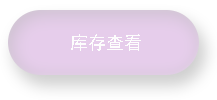
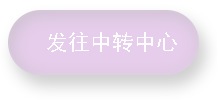
Revision of a layered w=217, h=100 image; what changed, layer by layer:
renamed "库存查看" to "发往中转中心", painted on it over [left=47, top=32, right=177, bottom=52]
